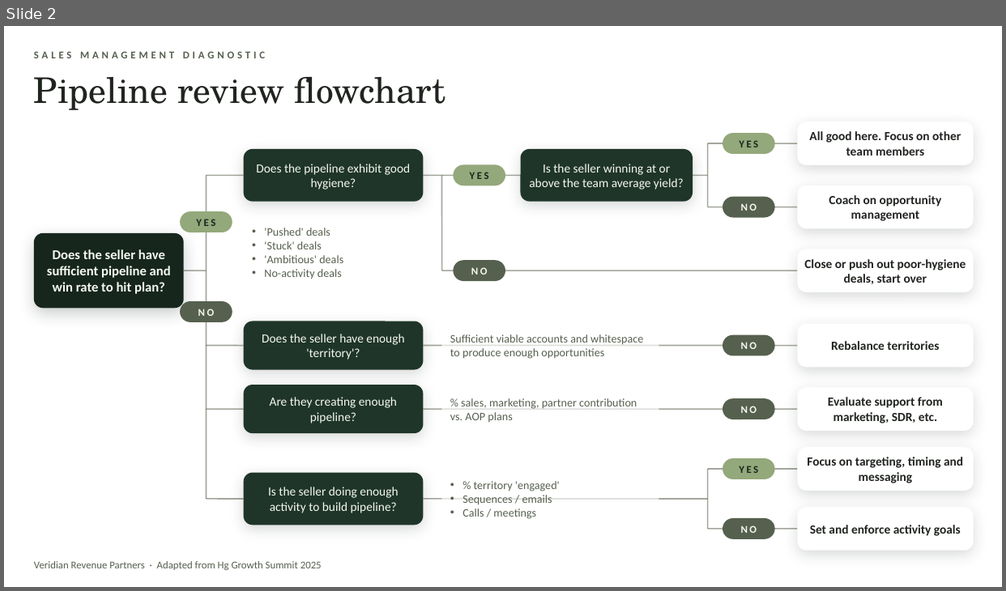
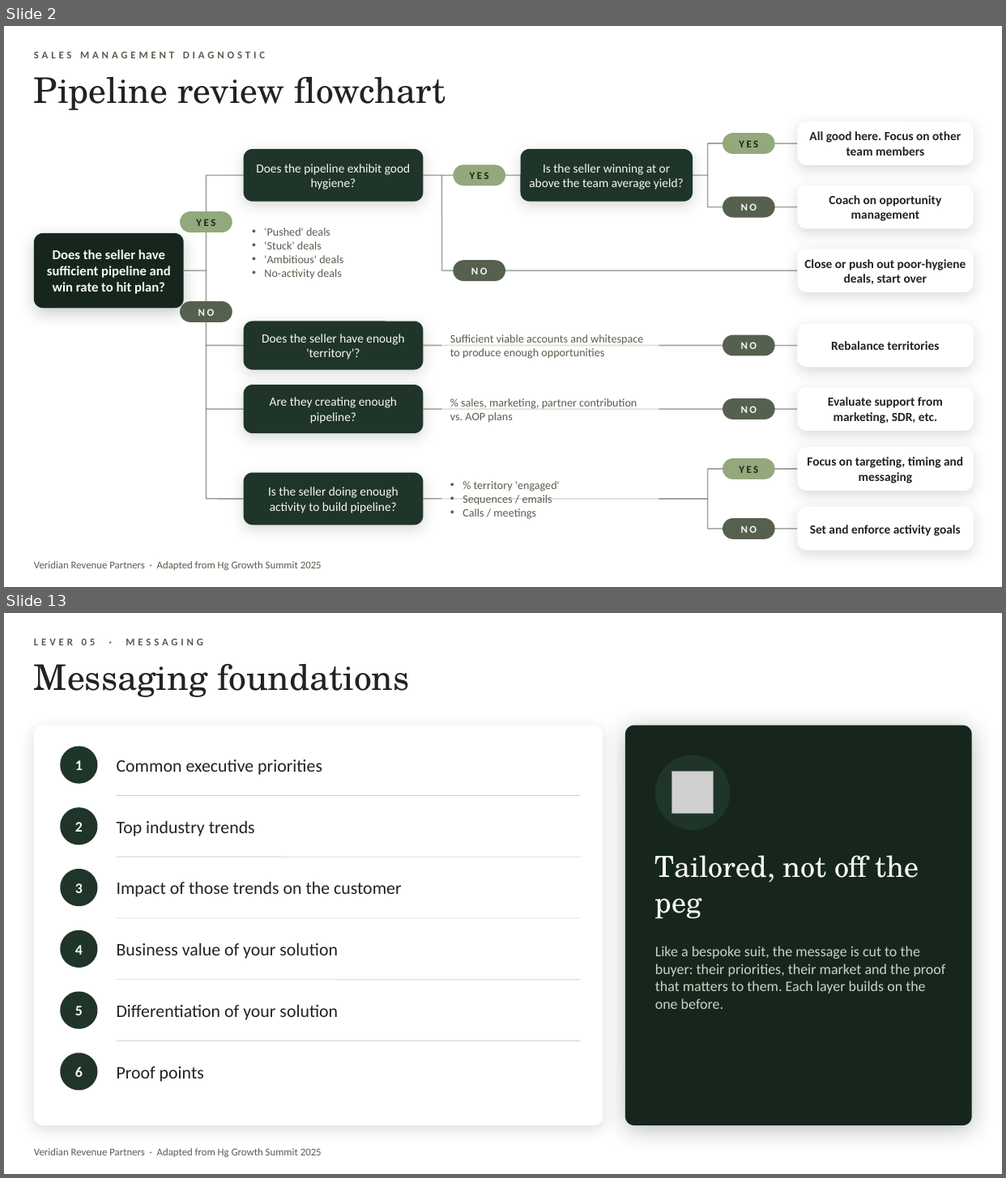
Before and after one commit to PaulPrice1982/Personal-, a slide deck: growth-summit-2025/Revenue_Frameworks_Deck.pptx. Shown one above the other, each under a label of ours: slide 2 before the commit, slides 2 and 13 after it; the slides between them are not shown. The pictures are 1006x591 and 1006x1178 pixels, drawn with LibreOffice and Linux fonts; fonts in the diff are those of the drawing; grey boxes stand for pictures; background and template pictures are left out. Boxes give left, top, right and bottom in pixels: in the first picture for what was removed or moved away, otherwise in the second. Text is boxed around its words. In the diff, an @@ line names an element or a change of style, - is before the commit and + after.

```diff
--- a/growth-summit-2025/Revenue_Frameworks_Deck.pptx
+++ b/growth-summit-2025/Revenue_Frameworks_Deck.pptx
@@ slide 13 added at [4,613,1002,1174], background picture (left out) @@
@@ text added at [34,638,203,645], 10 pt, text #56604E, bold @@
+LEVER 05 · MESSAGING
@@ title added at [34,664,410,697], 34 pt, text #20241F @@
+Messaging foundations
@@ rounded rectangle added at [34,726,603,1126], fill #FFFFFF @@
@@ rounded rectangle added at [625,726,972,1126], fill #16261D @@
@@ ellipse added at [60,747,98,784], fill #1F3529, 14 pt, text #F5F7F0, bold @@
+1
@@ ellipse added at [655,756,731,830], fill #1F3529 @@
@@ text added at [117,760,322,775], 17 pt, text #20241F @@
+Common executive priorities
@@ picture added at [671,772,714,814] @@
@@ line added from (117, 796) to (581, 796), #D2D8CD 0.75 pt @@
@@ ellipse added at [60,807,98,845], fill #1F3529, 14 pt, text #F5F7F0, bold @@
+2
@@ text added at [117,821,255,837], 17 pt, text #20241F @@
+Top industry trends
@@ text added at [655,855,918,919], 28 pt, text #F5F7F0 @@
+Tailored, not off the peg
@@ ellipse added at [60,869,98,906], fill #1F3529, 14 pt, text #F5F7F0, bold @@
+3
@@ line added from (117, 857) to (581, 857), #D2D8CD 0.75 pt @@
@@ text added at [117,882,402,897], 17 pt, text #20241F @@
+Impact of those trends on the customer
@@ line added from (117, 918) to (581, 918), #D2D8CD 0.75 pt @@
@@ ellipse added at [60,931,98,968], fill #1F3529, 14 pt, text #F5F7F0, bold @@
+4
@@ text added at [117,943,338,959], 17 pt, text #20241F @@
+Business value of your solution
@@ text added at [655,946,946,1009], 14 pt, text #C9D3C0 @@
+Like a bespoke suit, the message is cut to the buyer: their priorities, their market and the proof that matters to them. Each layer builds on the one before.
@@ ellipse added at [60,992,98,1029], fill #1F3529, 14 pt, text #F5F7F0, bold @@
+5
@@ line added from (117, 980) to (581, 980), #D2D8CD 0.75 pt @@
@@ text added at [117,1005,338,1020], 17 pt, text #20241F @@
+Differentiation of your solution
@@ line added from (117, 1041) to (581, 1041), #D2D8CD 0.75 pt @@
@@ ellipse added at [60,1053,98,1091], fill #1F3529, 14 pt, text #F5F7F0, bold @@
+6
@@ text added at [117,1067,204,1082], 17 pt, text #20241F @@
+Proof points
@@ text added at [34,1148,322,1157], 10 pt, text #56604E @@
+Veridian Revenue Partners · Adapted from Hg Growth Summit 2025
```
Also in this commit, not shown: 7 other slides changed, 40 other slides added.
